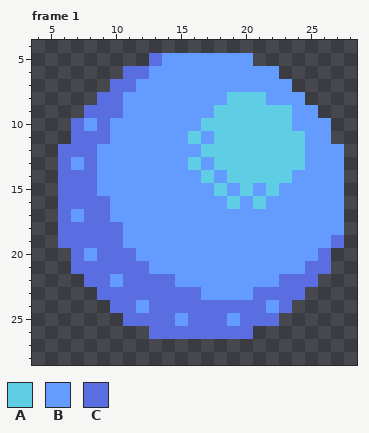
Animated GIF sprite -- src/assets/ball-gif.gif. This is how it looked before the edit.
The file is 256x256 pixels, drawn in blocks of 8x8; one block is one cell here. Shown: frame 1: x 4..28, y 4..28. The commit also changed other frames, which this record leaves out.
Palette (. is transparent): A #5fcde4  B #639bff  C #5b6ee1
Pixels before, frame 1, first column x 6:
 5 .......CBBBBBBB.......
 6 .....CCBBBBBBBBBB.....
 7 ....CCBBBBBBBBBBBB....
 8 ...CCBBBBBBBBAAABBB...
 9 ..CCCBBBBBBBAAAAAABB..
10 .CBCBBBBBBBAAAAAAABBB.
11 .CCCBBBBBBABAAAAAAABB.
12 CCCBBBBBBBBAAAAAAAABBB
13 CBCBBBBBBBABAAAAAAABBB
14 CCCBBBBBBBBABAAAAABBBB
15 CCCBBBBBBBBBABABABBBBB
16 CCCCBBBBBBBBBABABBBBBB
17 CBCCBBBBBBBBBBBBBBBBBB
18 CCCCCBBBBBBBBBBBBBBBBB
19 CCCCCBBBBBBBBBBBBBBBBC
20 .CBCCCBBBBBBBBBBBBBBC.
21 .CCCCCCBBBBBBBBBBBBCC.
22 ..CCBCCCCBBBBBBBBCCC..
23 ...CCCCCCCCBBBBCCCC...
24 ....CCBCCCCCCCCCBC....
25 .....CCCCBCCCBCCC.....
26 .......CCCCCCCC.......
And afterwards:
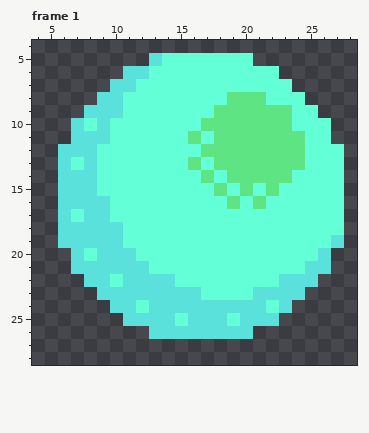
Difference:
colour A: #5fcde4 -> #5fe483
colour B: #639bff -> #63ffd7
colour C: #5b6ee1 -> #5be1db
